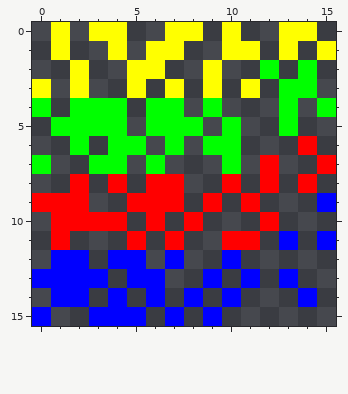
File history of a pixel-art sprite, Assets/Textures/VFX/GlitchParticleFlipbook.png. That is the earlier state.
The file is 16x16 pixels.
The result:
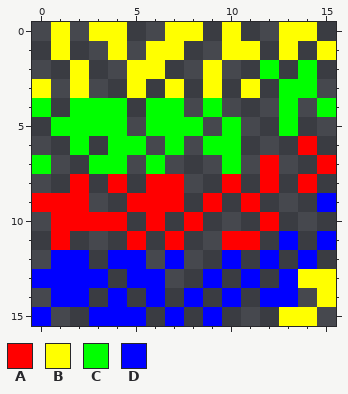
Palette (. is transparent): A #ff0000  B #ffff00  C #00ff00  D #0000ff
From the commit log: Small glitch particle flipbook + import preset (for QOL)
The edit:
y 12: x 12 . -> D; x 14 . -> D
y 13: x 14..15 .. -> BB
y 14: x 12..15 ..D. -> DD.B
y 15: x 13..14 .. -> BB
Boxes around the changes in both pictures, in picture pixels (x1, y1, x2, y2):
changed: (260, 250, 336, 326)
